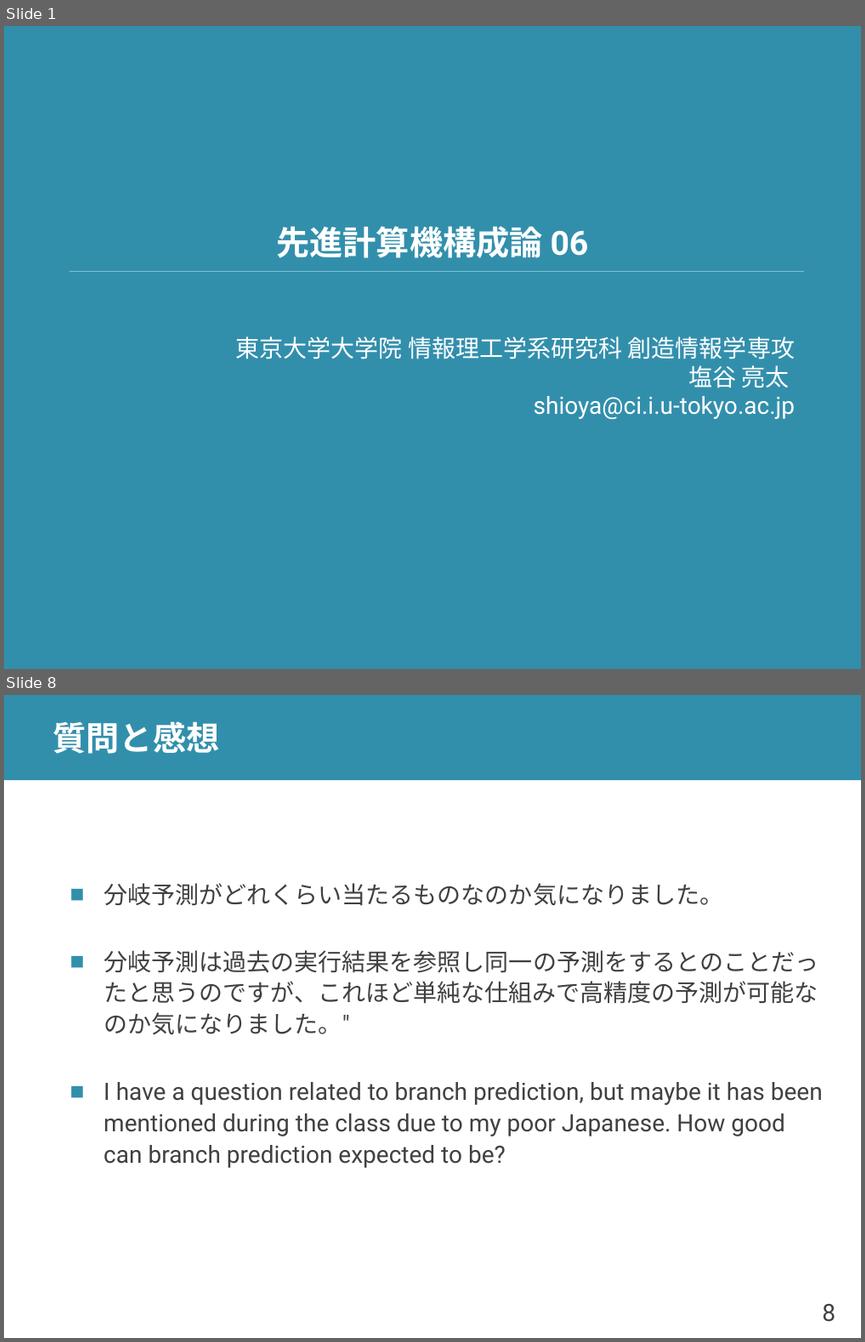
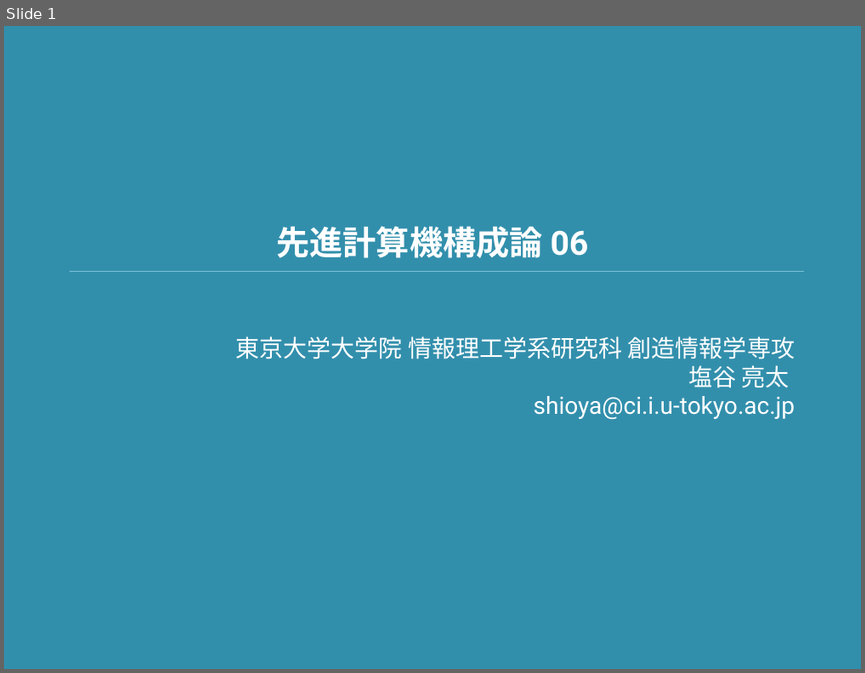
Before and after one commit to shioyadan/advanced-computer-organization, a slide deck: aco-shioya-06.pptx. Shown one above the other, each under a label of ours: slides 1 and 8 before the commit, slide 1 after it; the slides between them are not shown. The pictures are 865x1342 and 865x673 pixels, drawn with LibreOffice and Linux fonts; fonts in the diff are those of the drawing. Boxes give left, top, right and bottom in pixels: in the first picture for what was removed or moved away, otherwise in the second. Text is boxed around its words. In the diff, an @@ line names an element or a change of style, - is before the commit and + after.

```diff
--- a/aco-shioya-06.pptx
+++ b/aco-shioya-06.pptx
@@ slide 8 removed at bbox=[4, 695, 861, 1338], background #FFFFFF @@
@@ rectangle removed at bbox=[4, 695, 861, 780] @@
@@ title removed at bbox=[53, 721, 220, 754] @@
-質問と感想
@@ text removed at bbox=[103, 883, 823, 1168] @@
-■ 分岐予測がどれくらい当たるものなのか気になりました。
-■ 分岐予測は過去の実行結果を参照し同一の予測をするとのことだったと思うのですが、これほど単純な仕組みで高精度の予測が可能なのか気になりました。"
-■ I have a question related to branch prediction, but maybe it has been mentioned during the class due to my poor Japanese. How good can branch prediction expected to be?
@@ page number removed at bbox=[822, 1304, 835, 1321] @@
-8
```
Also in this commit, not shown: 9 slides changed, 15 slides added, 18 other slides removed, 1 other file.
